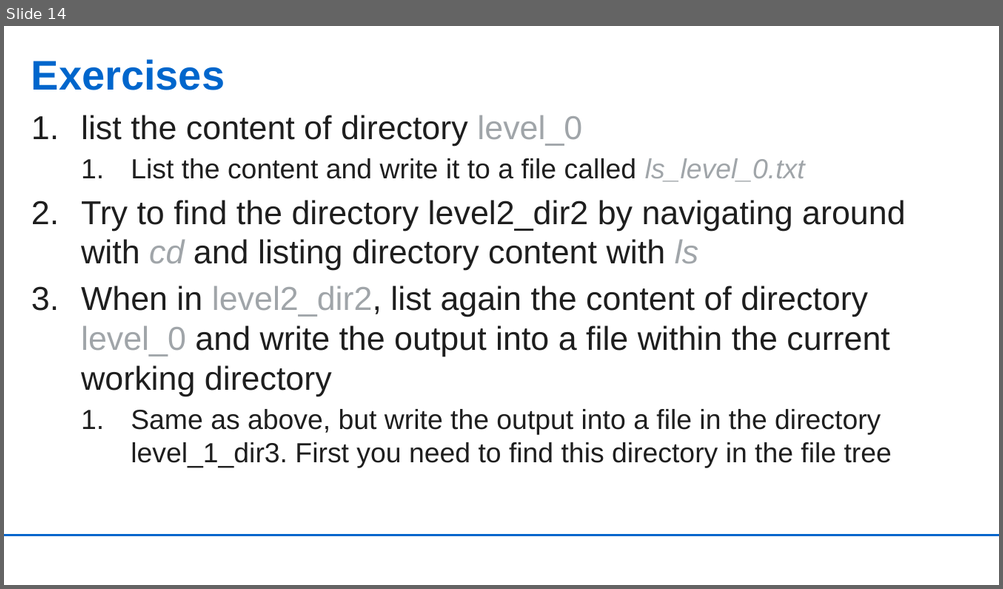
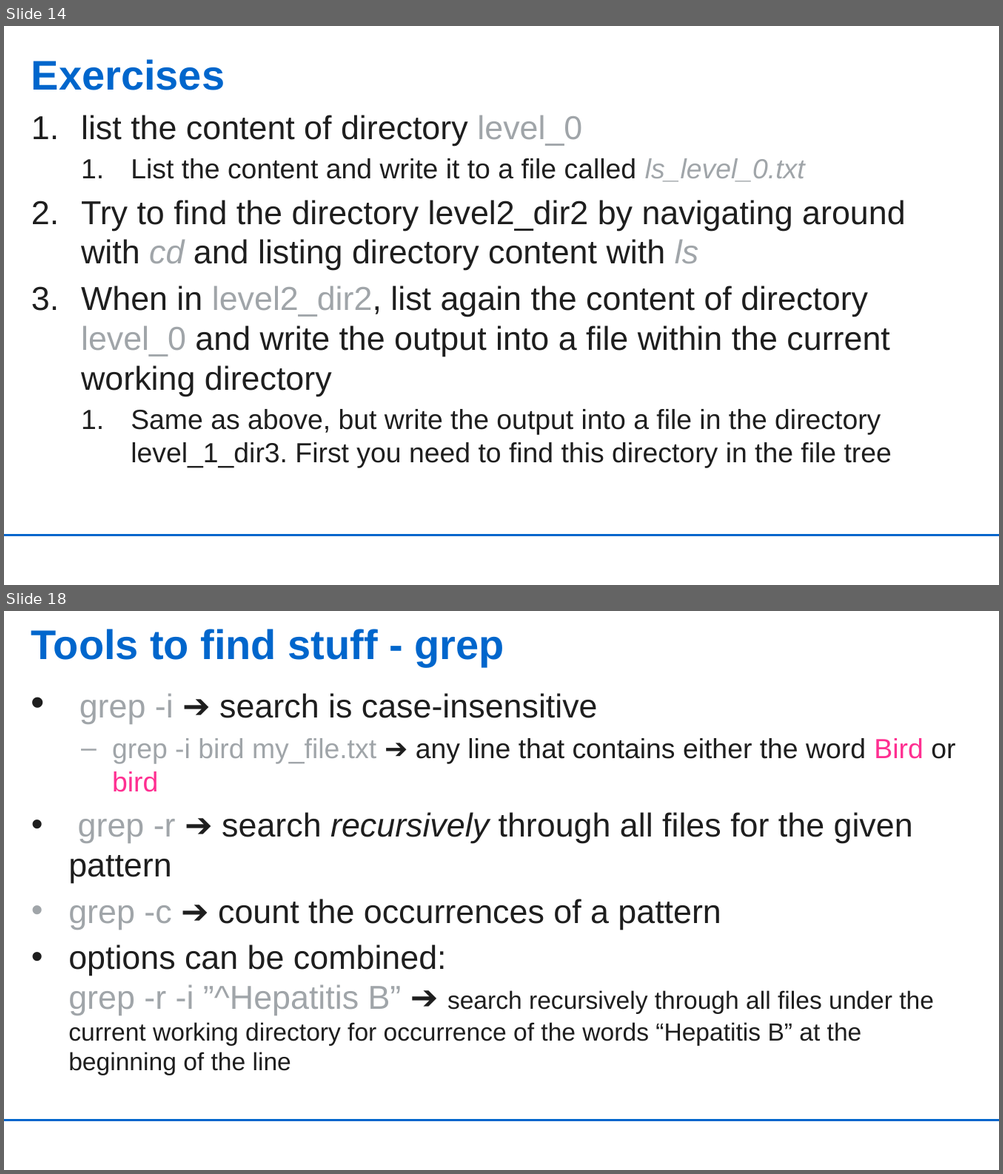
Before and after one commit to UdoGi/KCCR_snakemake_pipeline, a slide deck: slides/ghana_linux_basics.pptx. Shown one above the other, each under a label of ours: slide 14 before the commit, slides 14 and 18 after it; the slides between them are not shown. The pictures are 1003x589 and 1003x1174 pixels, drawn with LibreOffice and Linux fonts; fonts in the diff are those of the drawing; background and template pictures are left out. Boxes give left, top, right and bottom in pixels: in the first picture for what was removed or moved away, otherwise in the second. Text is boxed around its words. In the diff, an @@ line names an element or a change of style, - is before the commit and + after.

```diff
--- a/slides/ghana_linux_basics.pptx
+++ b/slides/ghana_linux_basics.pptx
@@ slide 18 added at [4, 611, 999, 1170], background #FFFFFF; not listed: 1 template element that a slide beside it also shows @@
@@ title added at [31, 629, 504, 667], 30 pt, text #0066CC, bold @@
+Tools to find stuff - grep
@@ text added at [68, 693, 955, 1075], 24 pt, text #1E1E1E @@
+• grep -i ➔ search is case-insensitive
+  – grep -i bird my_file.txt ➔ any line that contains either the word Bird or bird
+• grep -r ➔ search recursively through all files for the given pattern
+• grep -c ➔ count the occurrences of a pattern
+• options can be combined:
+  grep -r -i ”^Hepatitis B” ➔ search recursively through all files under the current working directory for occurrence of the words “Hepatitis B” at the beginning of the line
```
Also in this commit, not shown: 3 slides changed, 6 other slides added.
